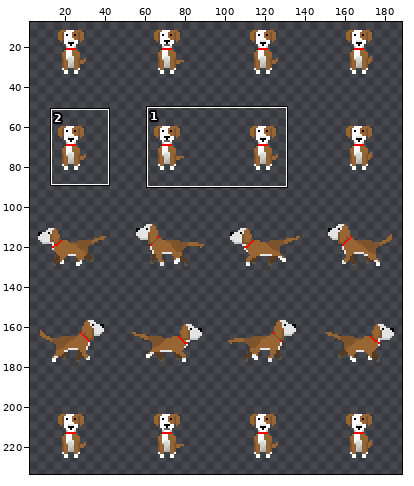
Two states of a sprite sheet, res/img/dog.png. The picture above shows the old version from afar; the outline marks the close-up.
Close-up. Old version:
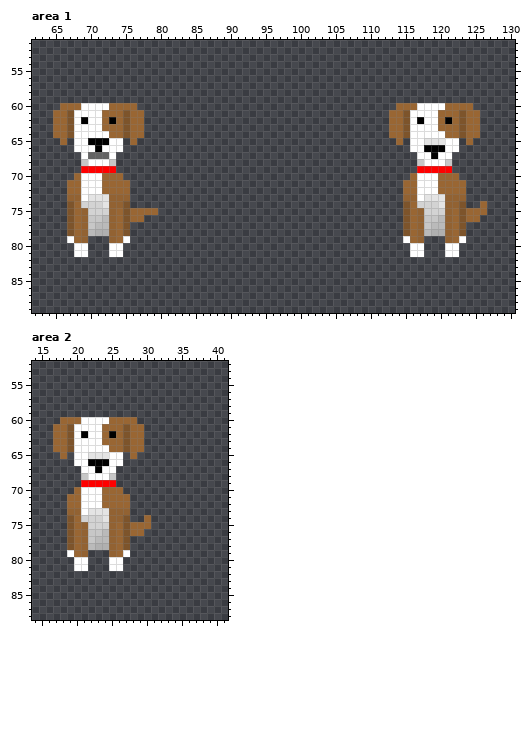
The file is 192x240 pixels. Colours within 5 levels of each other are drawn and written as one. Shown: area 1: x 62..130, y 51..89; area 2: x 14..41, y 52..88. The wide view leaves out empty margins. The commit also changed other parts of the picture, which this record leaves out.
The same view after the edit:
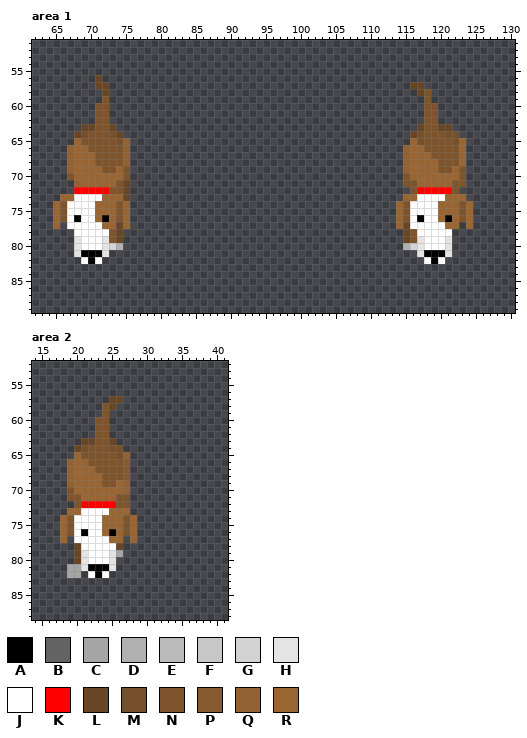
Palette (. is transparent): A #000000  B #636363  C #a5a5a5  D #b0b0b0  E #bababa  F #c7c7c7  G #d3d3d3  H #e4e4e4  J #ffffff  K #ff0000  L #684625  M #76502a  N #7d542b  P #865a2e  Q #926232  R #996633
The exact change:
Changed rows in their new state; - is an unchanged pixel.
Area 1:
first column x 65:
56 ------L-------------------------------------------------------
57 ------LL-------------------------------------------LL---------
58 -------L--------------------------------------------LN--------
59 -------N---------------------------------------------N--------
60 -.....NN....-------------------------------------....NN.....--
61 ......NN.....-----------------------------------.....NN......-
62 ......NN.....-----------------------------------.....NN......-
63 ....LLNNL....-----------------------------------....LNNLL....-
64 ...LMNNNML...-----------------------------------...LMNNNMM...-
65 -.-RNNNNNMQ.-------------------------------------.-RMNNNNMR.--
66 --QRRNNNNNQ---------------------------------------QRRNNNNNR---
67 --QRRRNNNNQ---------------------------------------QRRRNNNNR---
68 --QRRRNNNNQ---------------------------------------QRRRRNNNR---
69 --QRRRRNNRN---------------------------------------QRRRRNNRN---
70 --N-RRR---N---------------------------------------N-RRR---N---
71 --.QRRR--NL---------------------------------------NNRRR--NN---
72 --.KKKKKNNL---------------------------------------.NKKKKKN.---
73 -RRJ-JJRRRL---------------------------------------RR-JJJRRR---
74 RNJJJJRRRNR--------------------------------------R-JJJJRRR-R-.
75 RNJJJJRRRNR....----------------------------------R-JJJJRR---..
76 RNJAJJRARNR..------------------------------------R-JAJJRA---.-
77 R-JJJJJRRLR--------------------------------------RLJJJJJR-.R--
78 --.JJJJJNL.---------------------------------------LNJJJJJ..---
79 --.HJJJHNL.---------------------------------------LNHJJJH..---
80 ---H-JJHGD----------------------------------------DGHJJJH.----
81 ---HAAAH..-----------------------------------------.HAAAH.----
82 ----JAJ----------------------------------------------JAJ------
Area 2:
first column x 17:
57 --------LL----
58 -------NL-----
59 -------N------
60 -.....NN....--
61 ......NN.....-
62 ......NN.....-
63 ....LLNNL....-
64 ...LMNNNMM...-
65 -.-RNNNNNMQ.--
66 --QRRNNNNNP---
67 --QRRRNNNNP---
68 --QRRRRNNNP---
69 --QRRRRNNRQ---
70 --N-RRR---Q---
71 --NNRRR--NN---
72 --.NKKKKKNN---
73 --RR-JJJRRR---
74 -R-JJJJRRR-R-.
75 -R-JJJJRR---..
76 -R-JAJJRA---.-
77 -R.JJJJJR-.R--
78 --.LJJJJJL.---
79 --.LHJJJHC.---
80 ---LHJJJH.----
81 --CCHAAAH.----
82 --CC-JAJ------
Boxes around the changes in both close-ups, in picture pixels (x1, y1, x2, y2):
changed: (53, 75, 158, 264)
changed: (389, 82, 487, 264)
changed: (53, 396, 151, 578)
